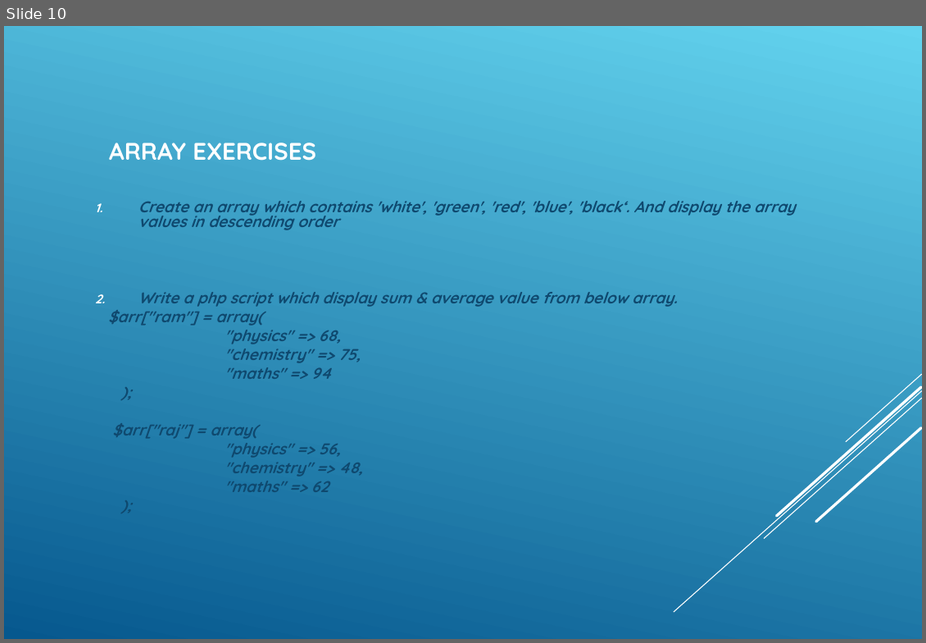
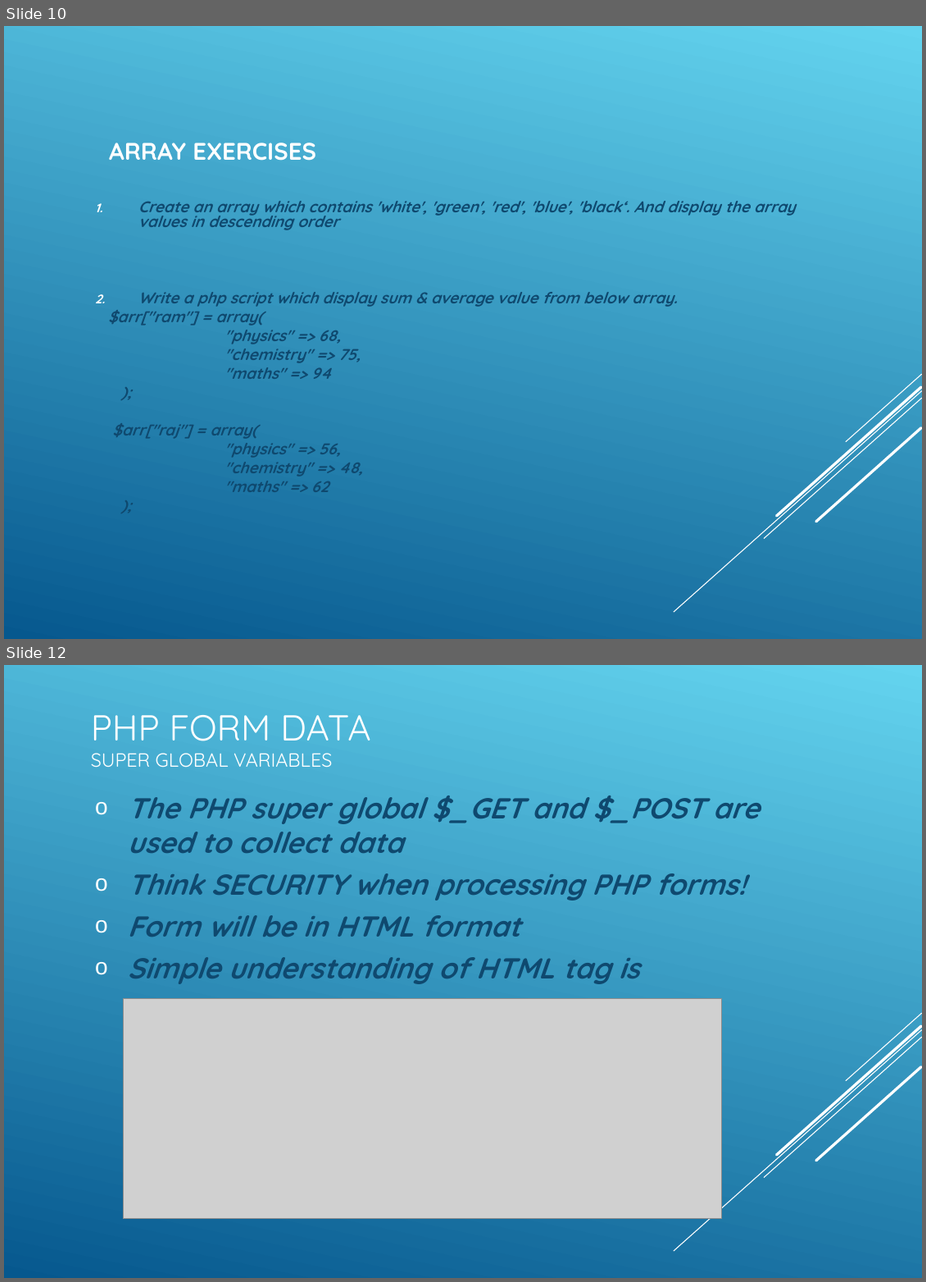
Before and after one commit to koushikgraj/PHP-Training, a slide deck: PHP-Presentation.ppt. Shown one above the other, each under a label of ours: slide 10 before the commit, slides 10 and 12 after it; the slides between them are not shown. The pictures are 926x643 and 926x1282 pixels, drawn with LibreOffice and Linux fonts; fonts in the diff are those of the drawing; grey boxes stand for pictures. Boxes give left, top, right and bottom in pixels: in the first picture for what was removed or moved away, otherwise in the second. Text is boxed around its words. In the diff, an @@ line names an element or a change of style, - is before the commit and + after.

Commit message:
06-May-2021 - HTTP & Forms

```diff
--- a/PHP-Presentation.ppt
+++ b/PHP-Presentation.ppt
@@ slide 12 added at (4,665,922,1278), background gradient #64D4EF to #06588E; not listed: 5 template elements that a slide beside it also shows @@
@@ title added at (91,715,371,767), 16 pt, text #FFFFFF @@
+PHP FORM DATA
+SUPER GLOBAL VARIABLES
@@ subtitle added at (128,795,760,984), 24 pt, text #0F496F, bold, italic @@
+  o The PHP super global $_GET and $_POST are used to collect data
+  o Think SECURITY when processing PHP forms!
+  o Form will be in HTML format
+  o Simple understanding of HTML tag is
@@ picture added at (123,999,722,1218) @@
```
Also in this commit, not shown: 1 other slide added, 6 other files.
